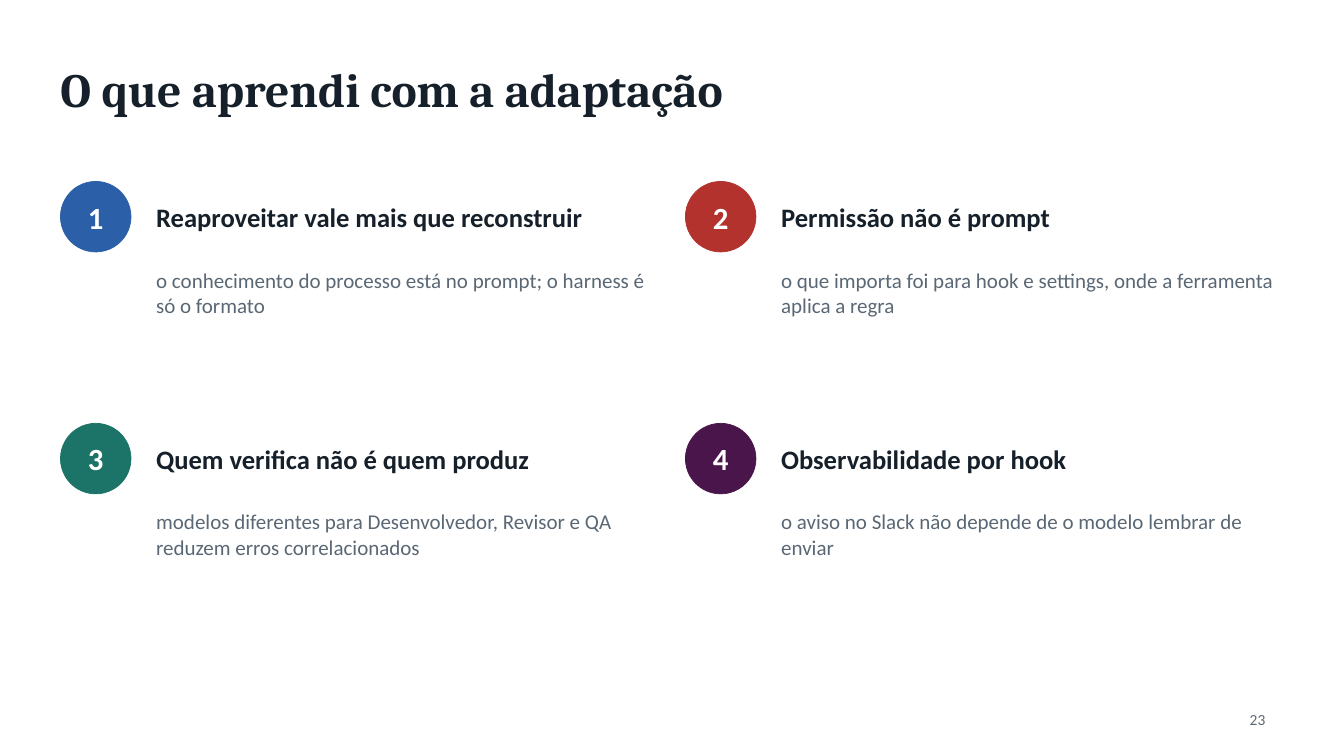
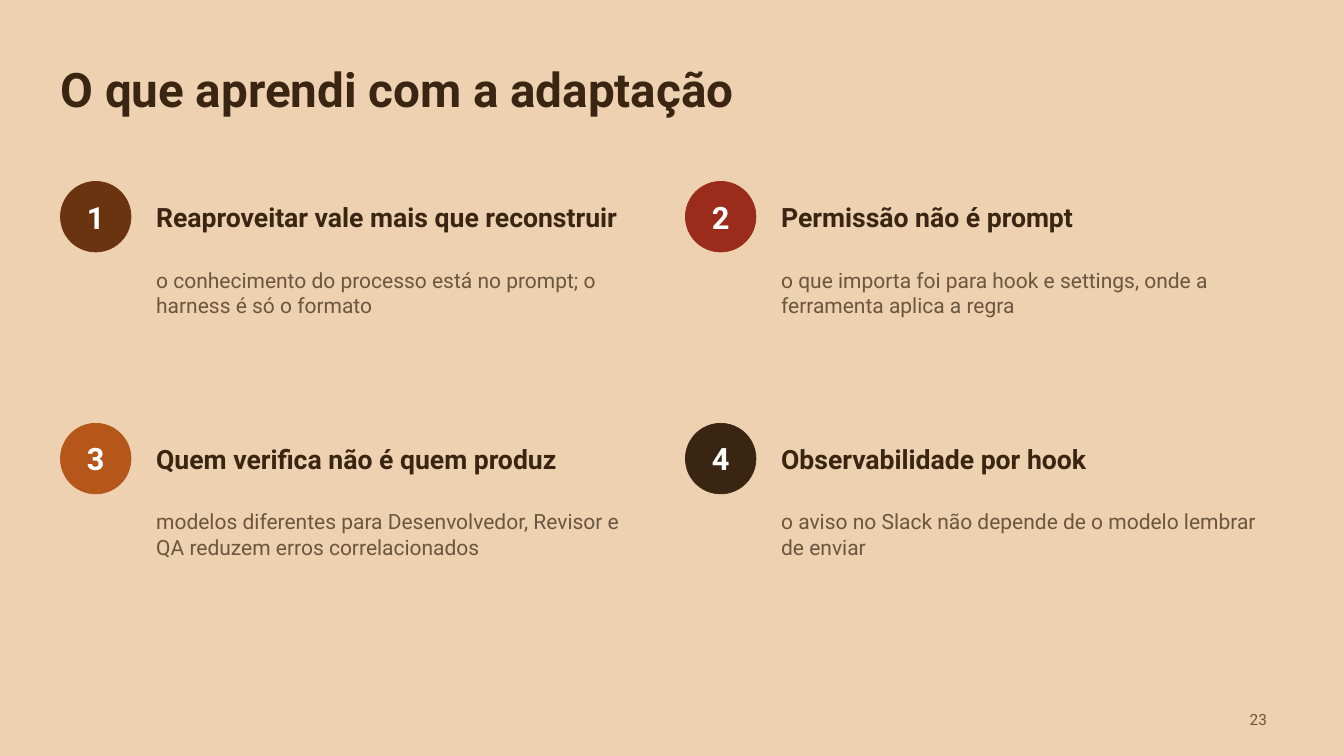
Before and after one commit to liviagomes30/fabrica-petcontrol, a slide deck: slide 23 of docs/fabrica/apresentacao-fabrica-claude-code.pptx. Drawn at 1344x756 pixels with LibreOffice and Linux fonts; fonts in the diff are those of the drawing. Boxes give left, top, right and bottom in pixels: in the first picture for what was removed or moved away, otherwise in the second. Text is boxed around its words. In the diff, an @@ line names an element or a change of style, - is before the commit and + after.

```diff
--- a/docs/fabrica/apresentacao-fabrica-claude-code.pptx
+++ b/docs/fabrica/apresentacao-fabrica-claude-code.pptx
@@ background #FFFFFF to #EDD1B0 @@
@@ title "O que aprendi com a ..." at bbox=[60, 71, 734, 118]: font Cambria to Roboto, text colour #16202A to #3A2512 @@
@@ ellipse at bbox=[60, 181, 131, 252]: fill #2B5FA8 to #6B3410; outline #2B5FA8 0.5 pt to #6B3410 0.5 pt @@
@@ ellipse at bbox=[686, 181, 756, 252]: fill #B3322E to #9B2C1B; outline #B3322E 0.5 pt to #9B2C1B 0.5 pt @@
@@ ellipse at bbox=[60, 423, 131, 494]: fill #1C7468 to #B5561A; outline #1C7468 0.5 pt to #B5561A 0.5 pt @@
@@ font Calibri to Roboto in 4 elements at bbox=[87, 207, 105, 229], bbox=[712, 206, 730, 229], bbox=[87, 447, 105, 471], bbox=[712, 448, 730, 470] @@
@@ ellipse at bbox=[686, 423, 756, 494]: fill #4A154B to #3A2512; outline #4A154B 0.5 pt to #3A2512 0.5 pt @@
@@ font Calibri to Roboto, text colour #16202A to #3A2512 in 4 elements at bbox=[156, 207, 616, 233], bbox=[781, 207, 1073, 233], bbox=[156, 449, 556, 475], bbox=[781, 449, 1086, 475] @@
@@ font Calibri to Roboto, text colour #5A6875 to #6B5640 in 5 elements at bbox=[156, 272, 596, 313], bbox=[781, 272, 1207, 318], bbox=[156, 513, 619, 557], bbox=[781, 513, 1256, 555], bbox=[1250, 714, 1267, 725] @@
```
Also in this commit, not shown: 23 other slides changed.
